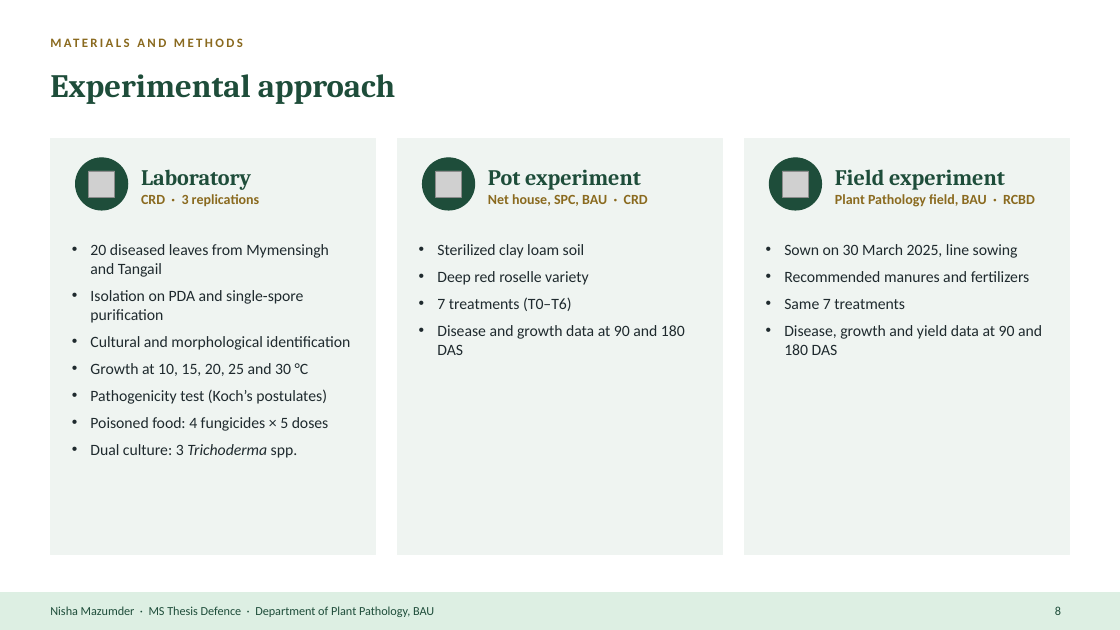
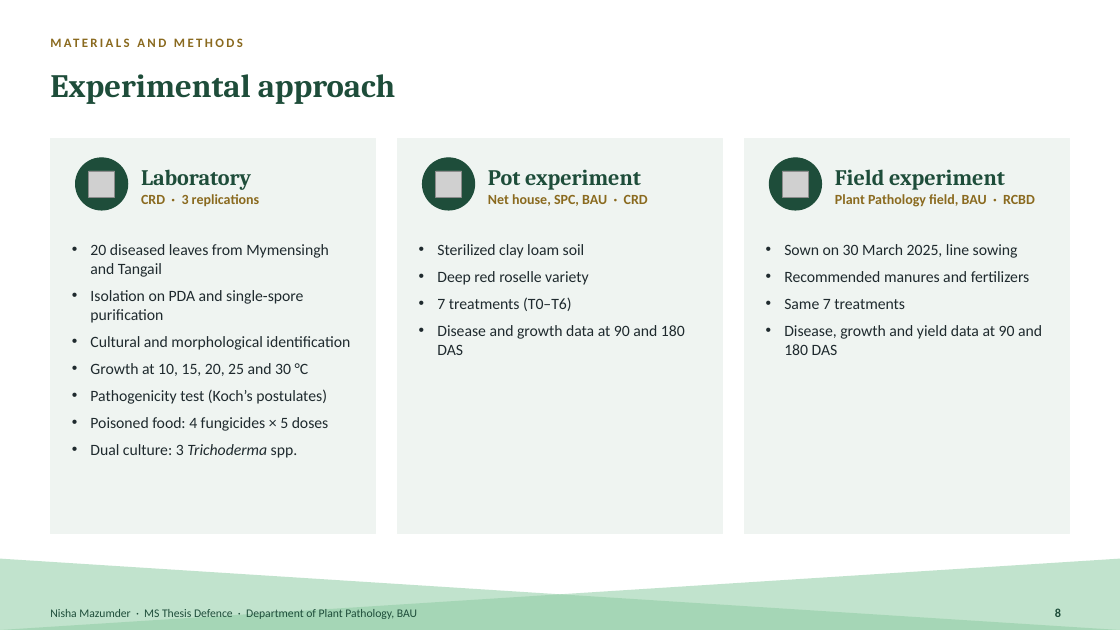
Before and after one commit to bipro-b/nm-documenents, a slide deck: slide 8 of docs/Nisha_MS_Thesis_Defence.pptx. Drawn at 1120x630 pixels with LibreOffice and Linux fonts; fonts in the diff are those of the drawing; grey boxes stand for pictures. Boxes give left, top, right and bottom in pixels: in the first picture for what was removed or moved away, otherwise in the second. Text is boxed around its words. In the diff, an @@ line names an element or a change of style, - is before the commit and + after.

```diff
--- a/docs/Nisha_MS_Thesis_Defence.pptx
+++ b/docs/Nisha_MS_Thesis_Defence.pptx
@@ rectangle: place and size @@
-rectangle at [50,139,376,555]
+rectangle at [50,139,376,534]
@@ rectangle: place and size @@
-rectangle at [397,139,723,555]
+rectangle at [397,139,723,534]
@@ rectangle: place and size @@
-rectangle at [744,139,1070,555]
+rectangle at [744,139,1070,534]
@@ right triangle added at [0,559,1120,630], fill #8FCDA4 at 55% opacity @@
@@ right triangle added at [0,559,1120,630], fill #8FCDA4 at 55% opacity @@
@@ rectangle removed at [0,592,1120,630] @@
@@ text "Nisha Mazumder · MS Thesis ..." at [50,609,417,619]: size 10.5 to 10 pt @@
@@ page number at [1055,608,1061,617]: bold on @@
```
Also in this commit, not shown: 37 other slides changed, 1 other file.
